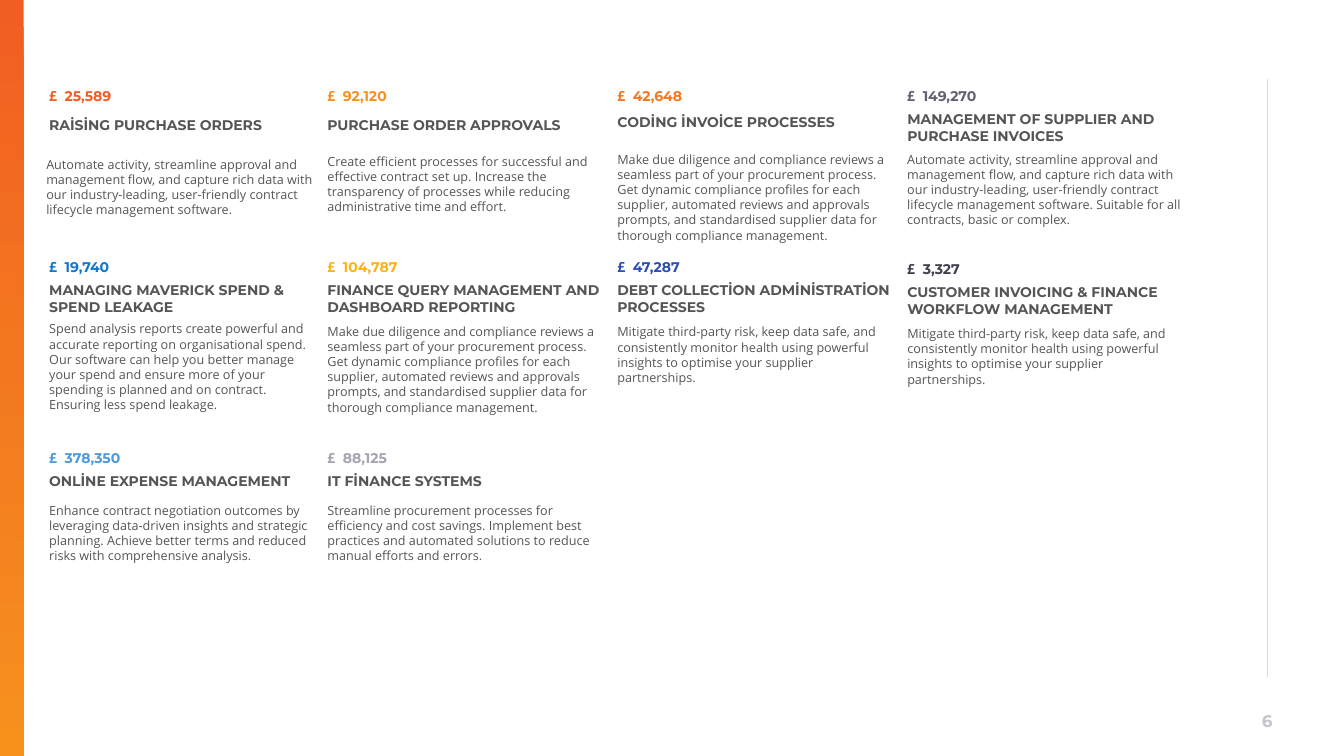
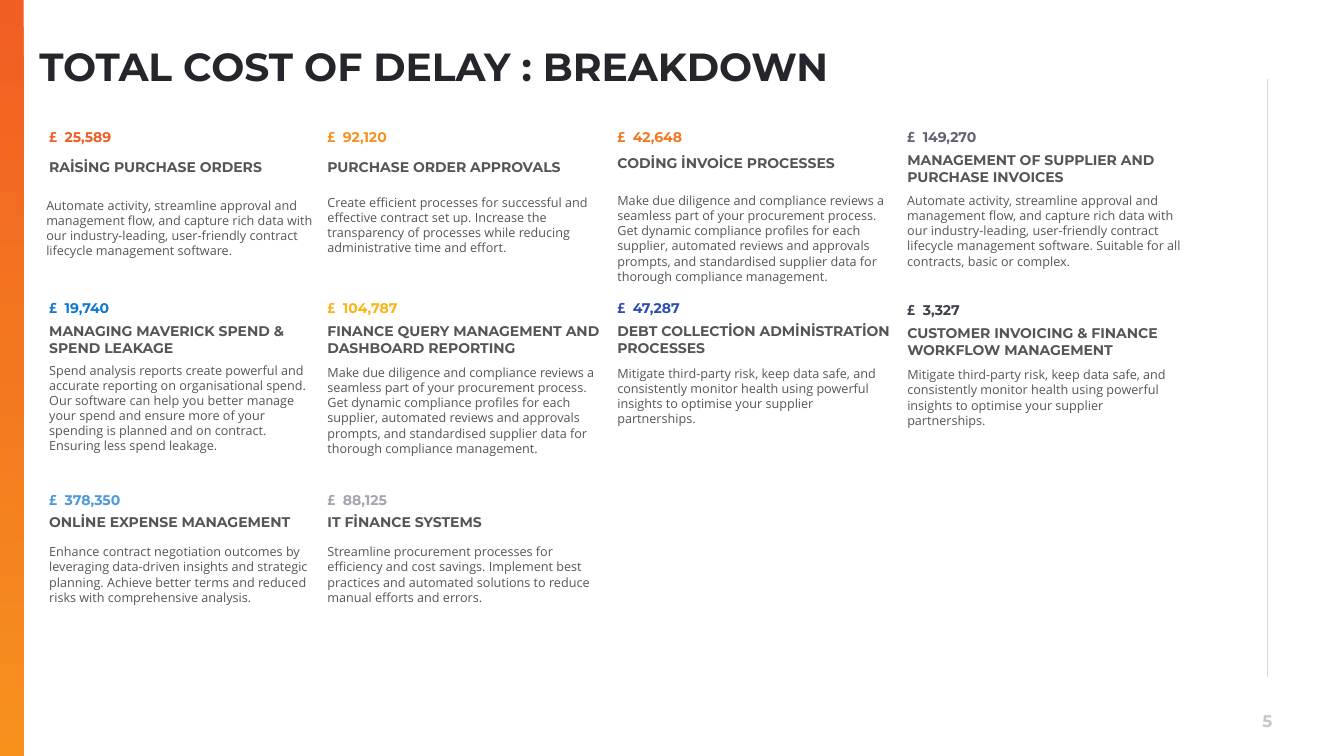
Before and after one commit to muratozdemirpiblo/ppt-api, a slide deck: slide 5 of output.pptx (slide 6 before the commit). Drawn at 1344x756 pixels with LibreOffice and Linux fonts; fonts in the diff are those of the drawing; background and template pictures are left out. Boxes give left, top, right and bottom in pixels: in the first picture for what was removed or moved away, otherwise in the second. Text is boxed around its words. In the diff, an @@ line names an element or a change of style, - is before the commit and + after.

```diff
--- a/output.pptx
+++ b/output.pptx
@@ title added at [39,53,828,82], 28 pt, text #25252C, bold @@
+TOTAL COST OF DELAY : BREAKDOWN
@@ 30 texts: place and size @@
-30 texts at [46,91,1180,563]
+30 texts at [46,132,1180,605]
```
Also in this commit, not shown: 3 other slides changed, 3 other files.
